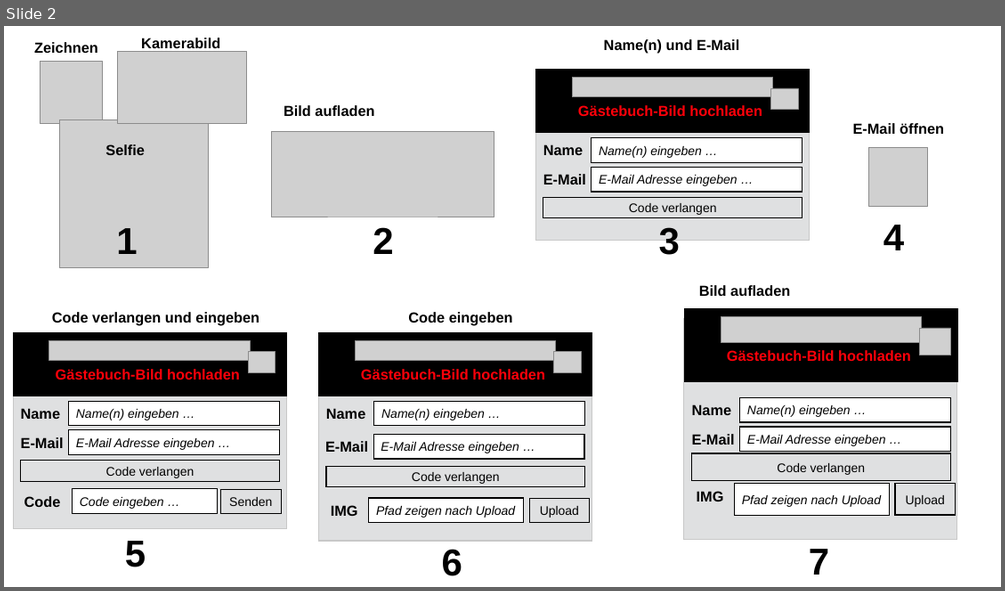
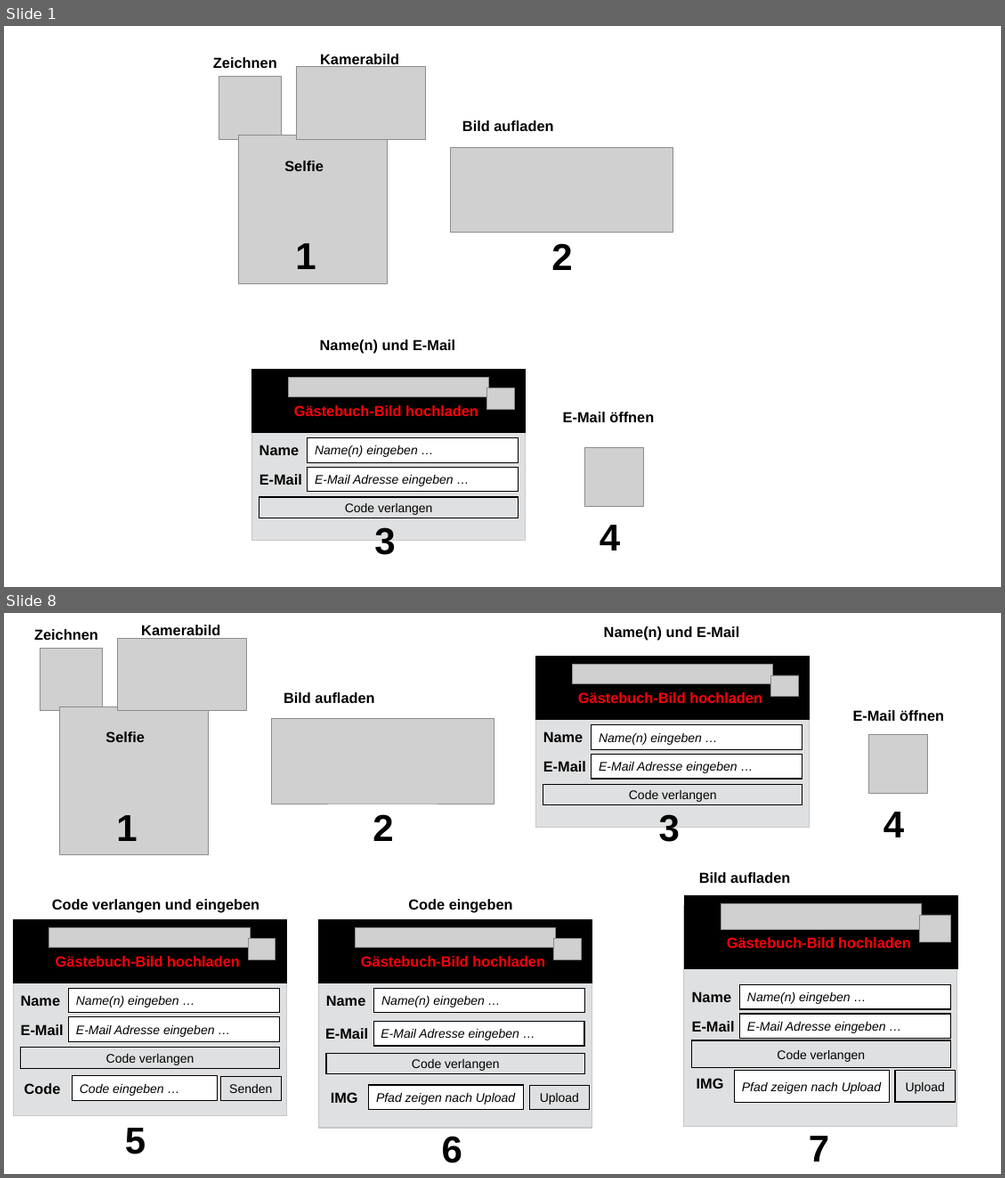
Before and after one commit to JazzLiveAarau/WwwGuestbook, a slide deck: Description/JazzGuestsUpload.pptx. Shown one above the other, each under a label of ours: slide 2 before the commit, slides 1 and 8 after it; the slides between them are not shown. The pictures are 1005x591 and 1005x1178 pixels, drawn with LibreOffice and Linux fonts; fonts in the diff are those of the drawing; grey boxes stand for pictures. Boxes give left, top, right and bottom in pixels: in the first picture for what was removed or moved away, otherwise in the second. Text is boxed around its words. In the diff, an @@ line names an element or a change of style, - is before the commit and + after.

```diff
--- a/Description/JazzGuestsUpload.pptx
+++ b/Description/JazzGuestsUpload.pptx
@@ slide 1 added at box(4, 26, 1001, 587), background #FFFFFF @@
@@ text added at box(213, 57, 277, 68), 14 pt, text #000000, bold @@
+Zeichnen
@@ picture added at box(218, 76, 282, 139) @@
@@ picture added at box(297, 67, 426, 140) @@
@@ text added at box(320, 54, 399, 67), 14 pt, text #000000, bold @@
+Kamerabild
@@ text added at box(462, 120, 553, 131), 14 pt, text #000000, bold @@
+Bild aufladen
@@ picture added at box(239, 135, 387, 283) @@
@@ picture added at box(451, 147, 673, 232) @@
@@ text added at box(284, 160, 324, 171), 14 pt, text #000000, bold @@
+Selfie
@@ text added at box(295, 243, 316, 269), 36 pt, text #000000, bold @@
+1
@@ text added at box(551, 243, 572, 270), 36 pt, text #000000, bold @@
+2
@@ text added at box(320, 339, 455, 354), 14 pt, text #000000, bold @@
+Name(n) und E-Mail
@@ rectangle added at box(252, 370, 526, 432), fill #000000, outline #000000 1 pt, 14 pt, text #FF000A, bold @@
+Gästebuch-Bild hochladen
@@ rectangle added at box(252, 378, 526, 540), fill #DFE0E1, outline #C8C8C8 1 pt @@
@@ picture added at box(288, 378, 489, 397) @@
@@ picture added at box(487, 388, 514, 409) @@
@@ text added at box(563, 411, 654, 422), 14 pt, text #000000, bold @@
+E-Mail öffnen
@@ text added at box(259, 444, 299, 455), 14 pt, text #000000, bold @@
+Name
@@ rectangle added at box(307, 438, 518, 463), fill #FFFFFF, outline #000000 1 pt, 12 pt, text #000000, italic @@
+Name(n) eingeben …
@@ picture added at box(585, 447, 644, 506) @@
@@ text added at box(259, 474, 302, 484), 14 pt, text #000000, bold @@
+E-Mail
@@ rectangle added at box(307, 467, 518, 491), fill #FFFFFF, outline #000000 1 pt, 12 pt, text #000000, italic @@
+E-Mail Adresse eingeben …
@@ rectangle added at box(259, 497, 518, 518), outline #000000 1 pt, 12 pt, text #000000 @@
+Code verlangen
@@ text added at box(374, 527, 395, 555), 36 pt, text #000000, bold @@
+3
@@ text added at box(599, 524, 620, 550), 36 pt, text #000000, bold @@
+4
@@ what was slide 2 is now slide 8 @@
```
Also in this commit, not shown: 1 slide changed, 5 other slides added, 6 other files.
